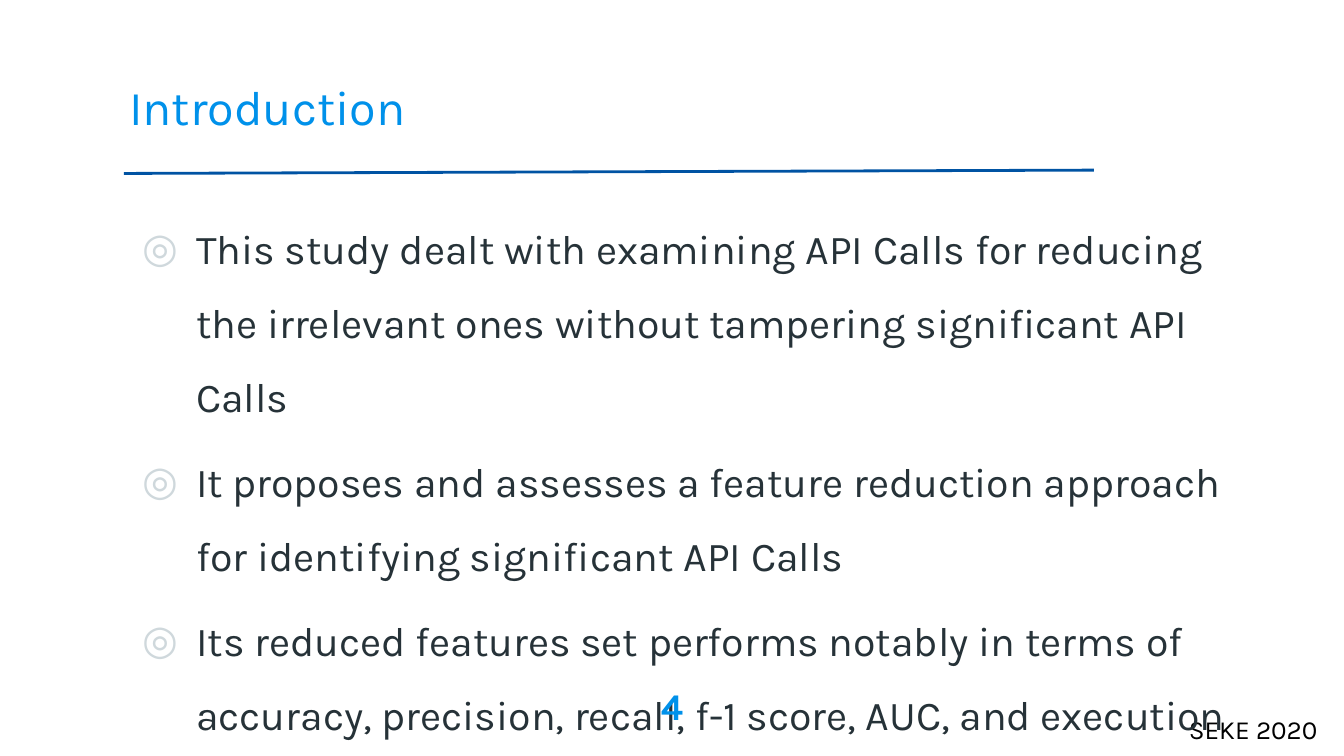
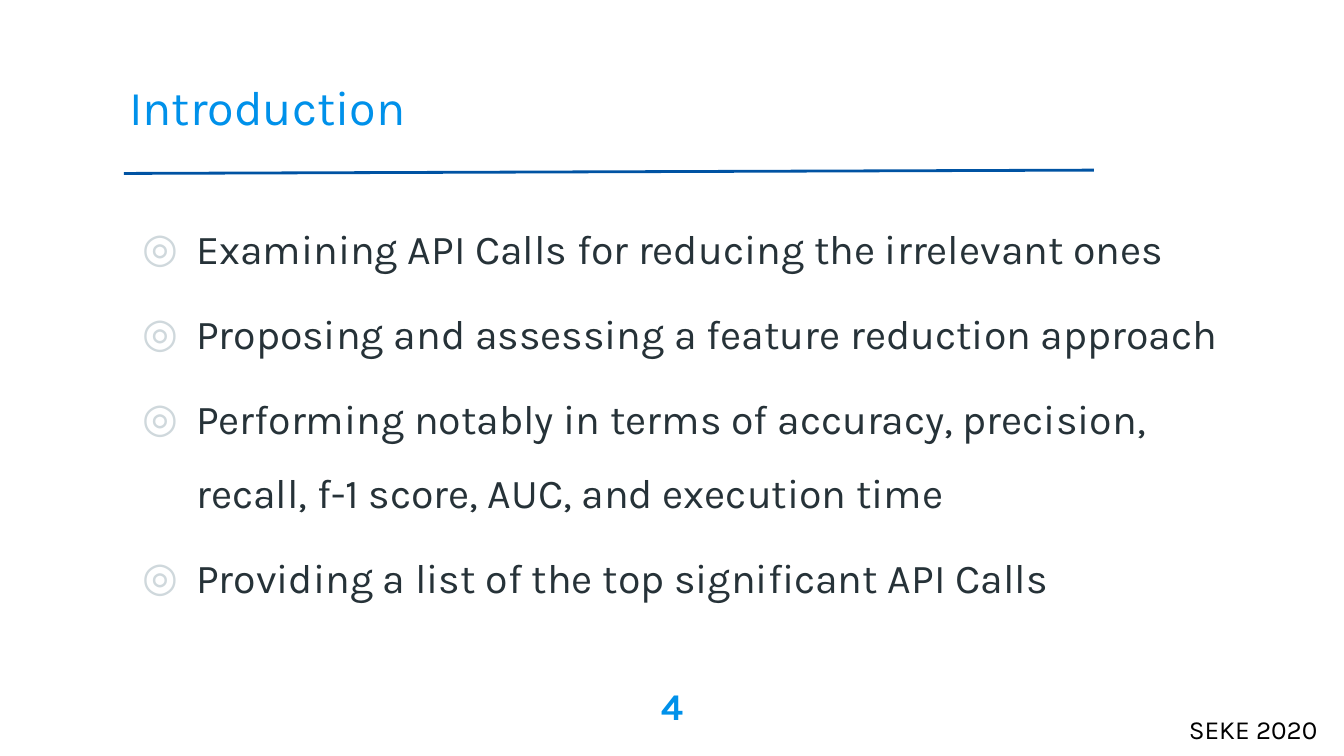
Before and after one commit to galib19/MS_Thesis, a slide deck: slide 4 of SEKE'20/paper143.ppt. Drawn at 1344x756 pixels with LibreOffice and Linux fonts; fonts in the diff are those of the drawing; background and template pictures are left out. Boxes give left, top, right and bottom in pixels: in the first picture for what was removed or moved away, otherwise in the second. Text is boxed around its words. In the diff, an @@ line names an element or a change of style, - is before the commit and + after.

```diff
--- a/SEKE'20/paper143.ppt
+++ b/SEKE'20/paper143.ppt
@@ text at <box>196,235,1217,603</box>: text changed @@
-◎ This study dealt with examining API Calls for reducing the irrelevant ones without tampering significant API Calls
-◎ It proposes and assesses a feature reduction approach for identifying significant API Calls
-◎ Its reduced features set performs notably in terms of accuracy, precision, recall, f-1 score, AUC, and execution time
+◎ Examining API Calls for reducing the irrelevant ones
+◎ Proposing and assessing a feature reduction approach
+◎ Performing notably in terms of accuracy, precision, recall, f-1 score, AUC, and execution time
+◎ Providing a list of the top significant API Calls
```
Also in this commit, not shown: 9 other slides changed, 1 slide removed, 2 other files.
